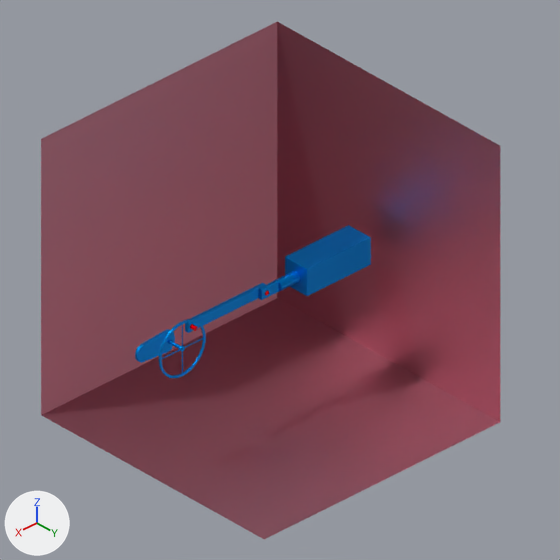
What one commit did to the Blender file crank_engine.blend.
Rendered twice from the file's camera 'Camera'. Lighting does not change. The marker at lower left points along +X, +Y and +Z.
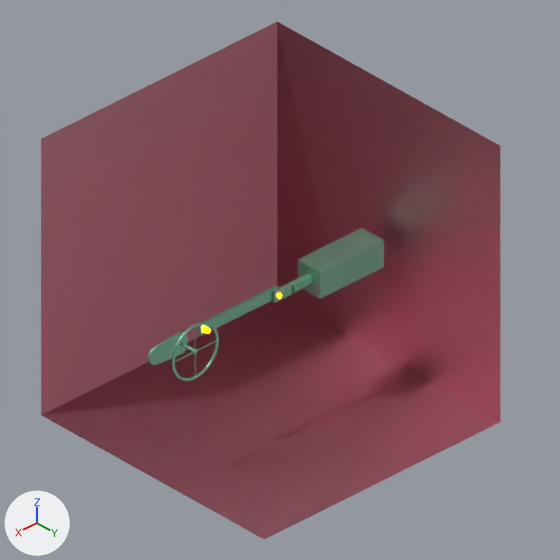
Commit message: Finishing touches

Changed parts and their boxes [x1, y1, x2, y2] in the pictures (560 x 560 px):
'Cube.001', recoloured, moved (blue to green)
    before: [285, 225, 371, 296]
    after: [298, 228, 384, 299]
'Cube', recoloured, moved
    before: [185, 283, 266, 333]
    after: [198, 285, 279, 336]
'Cylinder.003', recoloured, moved
    before: [159, 319, 206, 378]
    after: [172, 322, 219, 381]
'Circle', recoloured, moved
    before: [135, 329, 175, 363]
    after: [148, 332, 188, 365]
'Cylinder', recoloured, moved
    before: [259, 271, 300, 300]
    after: [272, 273, 313, 303]
'Cylinder.002', recoloured, moved
    before: [190, 324, 197, 331]
    after: [203, 327, 210, 333]
'Cylinder.001', recoloured, moved
    before: [265, 291, 269, 295]
    after: [278, 293, 282, 298]

What the commit changed:
Material 'Material' (mat_material) changes colour from blue #008ee7 to green #84c5a7; in linear values from (0.0, 0.269, 0.8) to (0.231, 0.558, 0.386).
In material 'Material.002' (mat_material_002), metallic goes from 1.0 to 0.0.
Material 'Material.002' (mat_material_002) is now built by emission_material('Material.002') instead of principled_material('Material.002').
Material 'Material.002' (mat_material_002) changes colour from red #e70010 to orange #ff8700; in linear values from (0.8, 0.0, 0.00531) to (1.0, 0.242, 0.0).
In material 'Material.002' (mat_material_002), strength is now set to 50.0.
Object 'Cylinder' (ob_cylinder) moves from (-5.06, -0.93, 11.94) to (-5.4, -0.21, 11.94).
Object 'Cube' (ob_cube) moves from (-1.4, -1.24, 11.93) to (-1.75, -0.52, 11.93).
Object 'Circle' (ob_circle) moves from (8.45, -1.04, 11.94) to (8.11, -0.32, 11.94).
Object 'Cylinder.003' (ob_cylinder_003) moves from (8.26, -0.82, 11.93) to (7.92, -0.1, 11.93).
Object 'Cube.001' (ob_cube_001) moves from (-6.35, -0.93, 11.94) to (-6.7, -0.21, 11.94).
